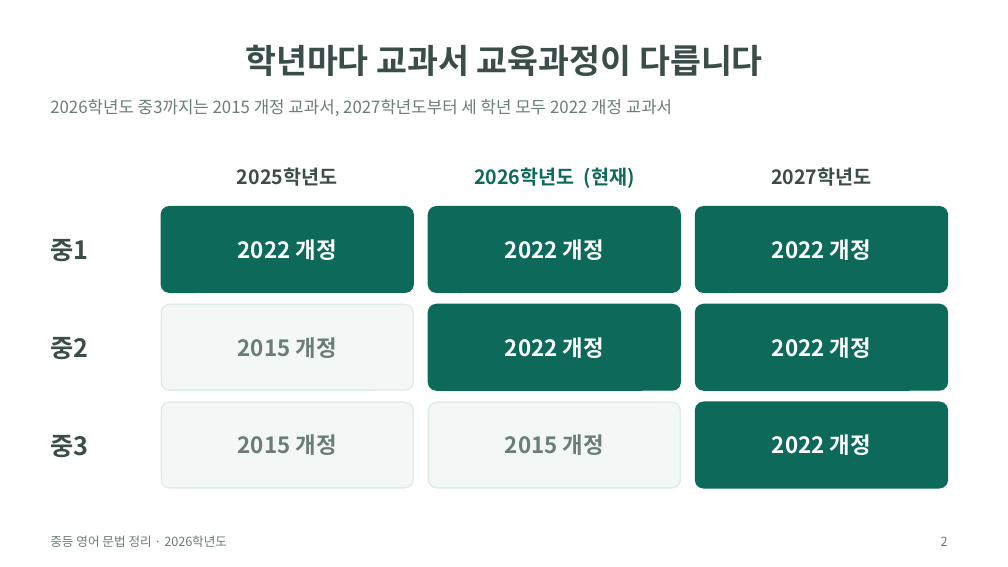
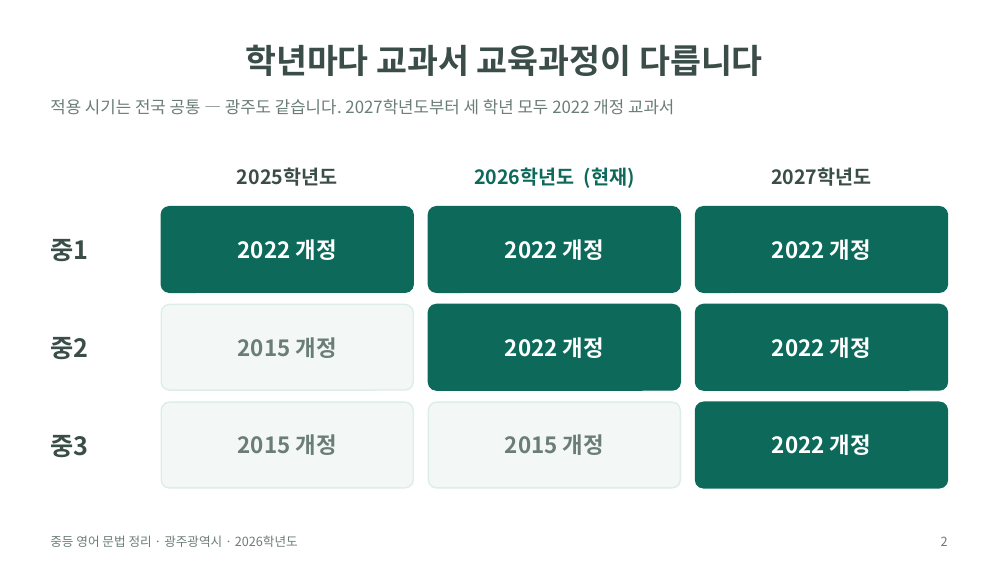
Before and after one commit to isaclina/izzie-English, a slide deck: slide 2 of output/중등_학년별_출판사별_문법정리.pptx. Drawn at 1008x567 pixels with LibreOffice and Linux fonts; fonts in the diff are those of the drawing. Boxes give left, top, right and bottom in pixels: in the first picture for what was removed or moved away, otherwise in the second. Text is boxed around its words. In the diff, an @@ line names an element or a change of style, - is before the commit and + after.

```diff
--- a/output/중등_학년별_출판사별_문법정리.pptx
+++ b/output/중등_학년별_출판사별_문법정리.pptx
@@ text at (50,99,674,115): text changed @@
-2026학년도 중3까지는 2015 개정 교과서, 2027학년도부터 세 학년 모두 2022 개정 교과서
+적용 시기는 전국 공통 — 광주도 같습니다. 2027학년도부터 세 학년 모두 2022 개정 교과서
@@ text at (50,535,298,547): text changed @@
-중등 영어 문법 정리 · 2026학년도
+중등 영어 문법 정리 · 광주광역시 · 2026학년도
```
Also in this commit, not shown: 15 other slides changed, 1 other file.
